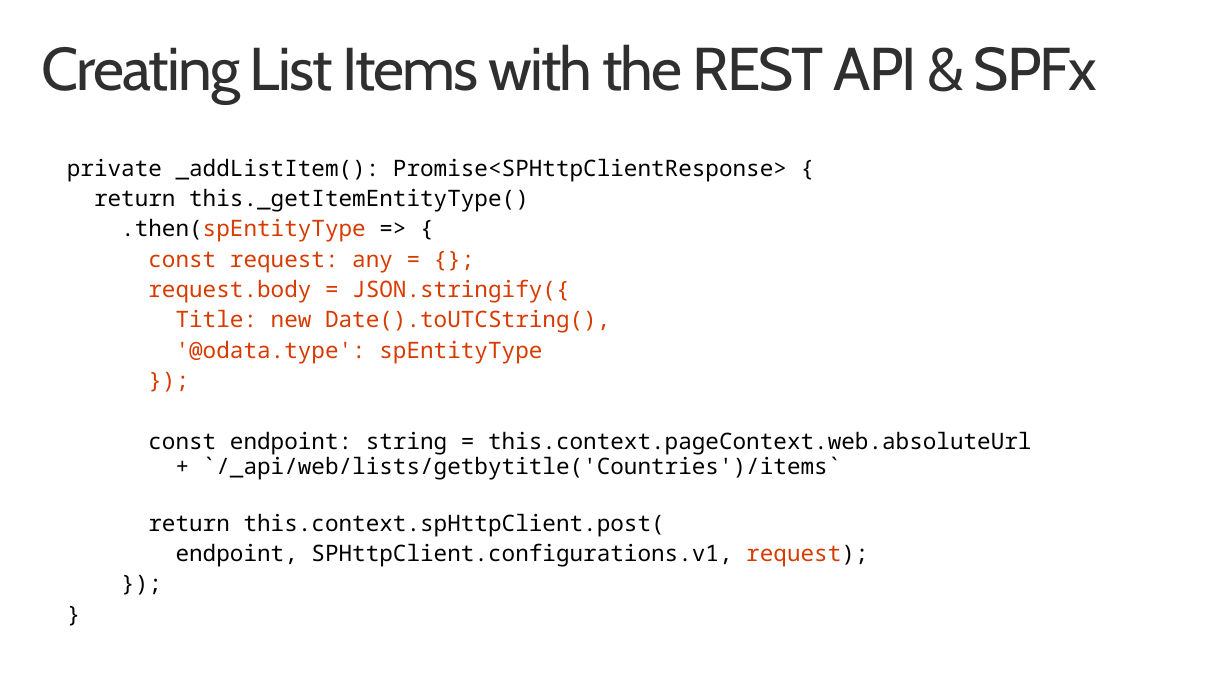
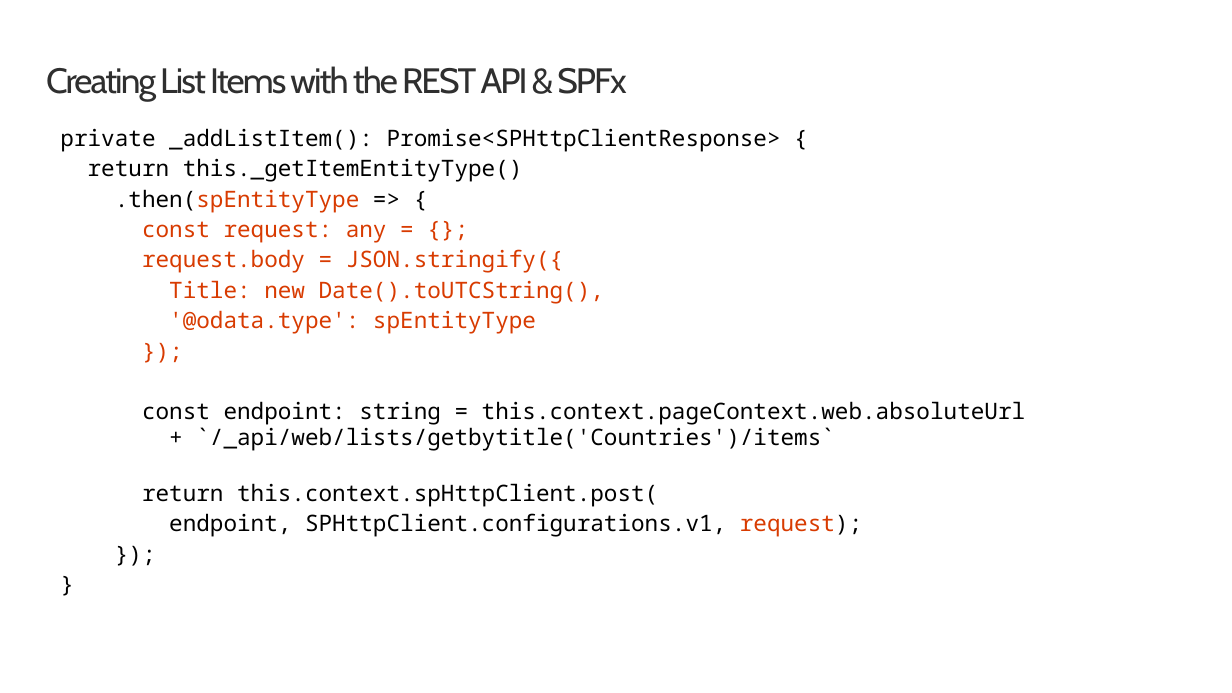
Before and after one commit to SharePoint/sp-dev-training-spfx-spcontent, a slide deck: slide 6 of 02 spfx sprest crud.pptx. Drawn at 1232x693 pixels with LibreOffice and Linux fonts; fonts in the diff are those of the drawing; background and template pictures are left out. Boxes give left, top, right and bottom in pixels: in the first picture for what was removed or moved away, otherwise in the second. Text is boxed around its words. In the diff, an @@ line names an element or a change of style, - is before the commit and + after.

```diff
--- a/02 spfx sprest crud.pptx
+++ b/02 spfx sprest crud.pptx
@@ title "Creating List Items with the ...": place and size @@
-title "Creating List Items with the ..." at [42, 44, 1097, 103]
+title "Creating List Items with the ..." at [46, 66, 626, 101]
@@ title "Creating List Items with the ..." at [46, 66, 626, 101]: size 48 to 28 pt @@
@@ text "private _addListItem(): Promise<SPHttpClientResponse> {": place and size @@
-text "private _addListItem(): Promise<SPHttpClientResponse> {" at [67, 158, 1031, 567]
+text "private _addListItem(): Promise<SPHttpClientResponse> {" at [60, 128, 1025, 537]
```
Also in this commit, not shown: 7 other slides changed, 2 other files.
